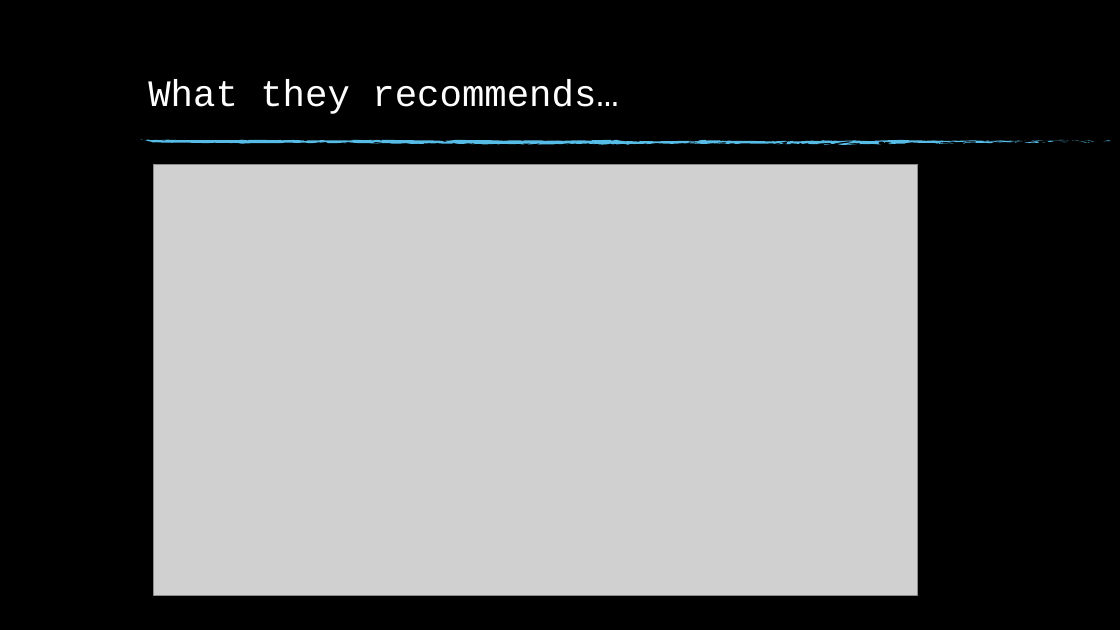
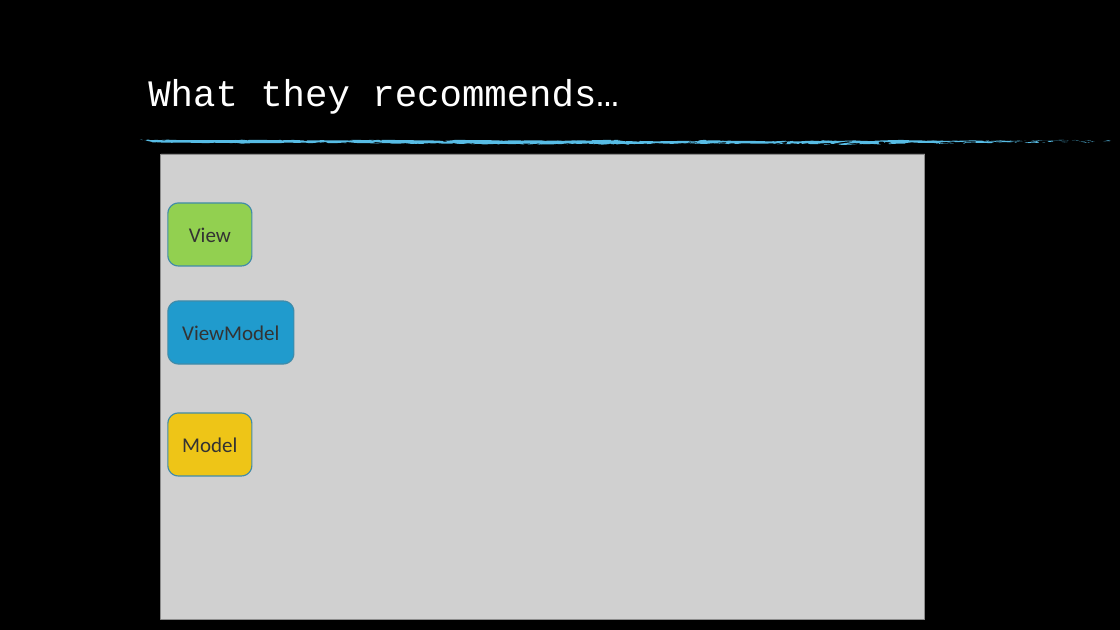
Before and after one commit to sanathe06/meetup2018-02-22, a slide deck: slide 5 of Android Architecture Components.pptx. Drawn at 1120x630 pixels with LibreOffice and Linux fonts; fonts in the diff are those of the drawing; grey boxes stand for pictures; background and template pictures are left out. Boxes give left, top, right and bottom in pixels: in the first picture for what was removed or moved away, otherwise in the second. Text is boxed around its words. In the diff, an @@ line names an element or a change of style, - is before the commit and + after.

```diff
--- a/Android Architecture Components.pptx
+++ b/Android Architecture Components.pptx
@@ picture: place and size @@
-picture at (154, 165, 918, 595)
+picture at (160, 154, 924, 619)
@@ rounded rectangle added at (168, 203, 252, 266), fill #92D050, outline #408BA9 1 pt, 18 pt, text #333333 @@
+View
@@ rounded rectangle added at (168, 301, 294, 364), fill #209BCD, outline #408BA9 1 pt, 18 pt, text #333333 @@
+ViewModel
@@ rounded rectangle added at (168, 413, 252, 476), fill #EEC517, outline #408BA9 1 pt, 18 pt, text #333333 @@
+Model
```
Also in this commit, not shown: 9 other slides changed, 5 slides added, 4 slides removed.
